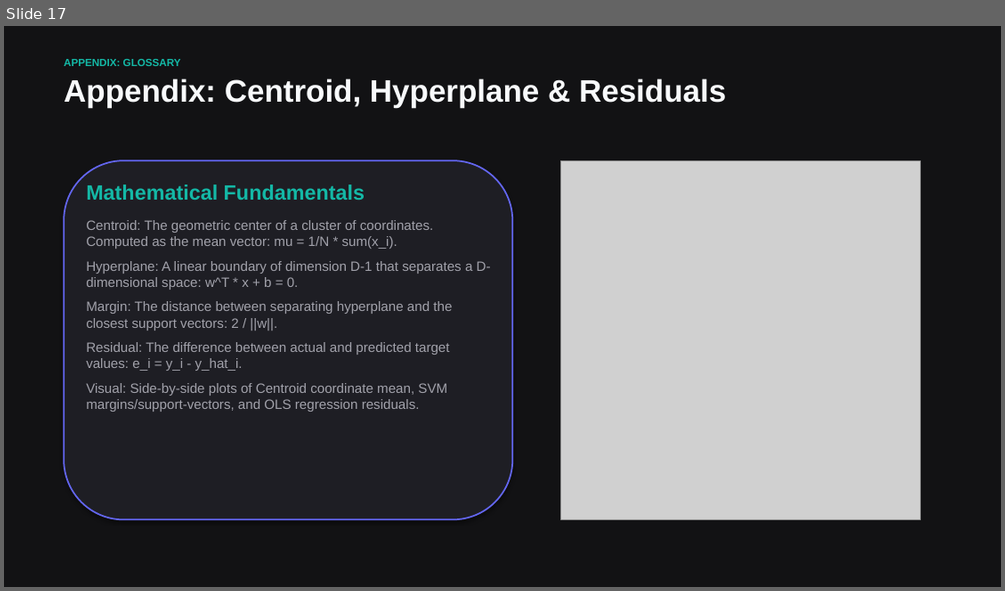
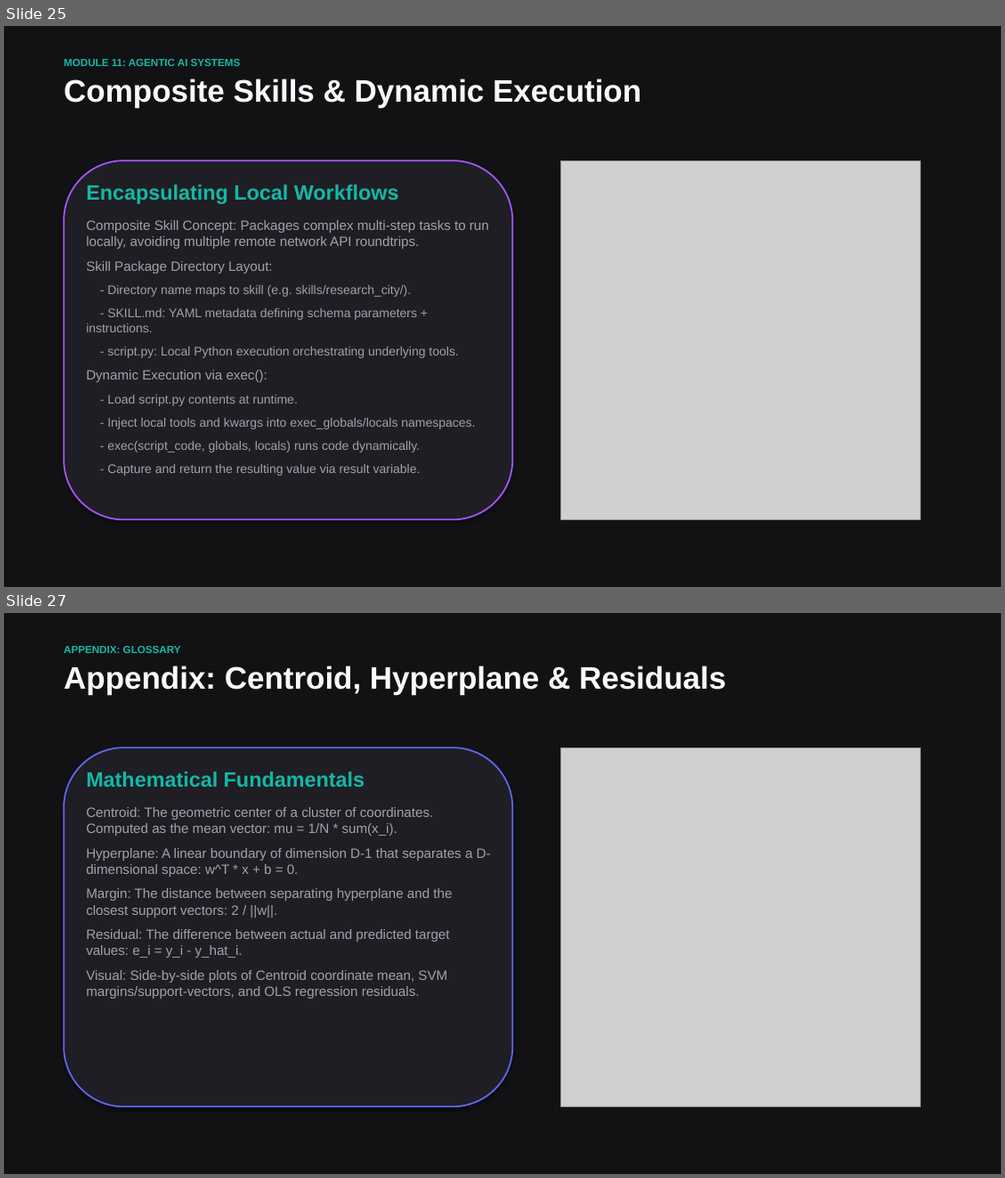
Before and after one commit to vdonthireddy/ai-course, a slide deck: machine_learning_fundamentals.pptx. Shown one above the other, each under a label of ours: slide 17 before the commit, slides 25 and 27 after it; the slides between them are not shown. The pictures are 1005x591 and 1005x1178 pixels, drawn with LibreOffice and Linux fonts; fonts in the diff are those of the drawing; grey boxes stand for pictures. Boxes give left, top, right and bottom in pixels: in the first picture for what was removed or moved away, otherwise in the second. Text is boxed around its words. In the diff, an @@ line names an element or a change of style, - is before the commit and + after.

Commit message:
Expand ML fundamentals presentation with Deep Learning and Agentic AI slides

```diff
--- a/machine_learning_fundamentals.pptx
+++ b/machine_learning_fundamentals.pptx
@@ slide 25 added at box(4, 26, 1001, 587), background #121214 @@
@@ text added at box(64, 59, 241, 66), 10 pt, text #14B8A6, bold @@
+MODULE 11: AGENTIC AI SYSTEMS
@@ text added at box(64, 79, 641, 108), 30 pt, text #F8FAFC, bold @@
+Composite Skills & Dynamic Execution
@@ rounded rectangle added at box(64, 160, 512, 520), fill #1E1E24, outline #A855F7 1.5 pt @@
@@ text added at box(86, 184, 489, 475), 12 pt, text #A1A1AA @@
+Encapsulating Local Workflows
+Composite Skill Concept: Packages complex multi-step tasks to run locally, avoiding multiple remote network API roundtrips.
+Skill Package Directory Layout:
+- Directory name maps to skill (e.g. skills/research_city/).
+- SKILL.md: YAML metadata defining schema parameters + instructions.
+- script.py: Local Python execution orchestrating underlying tools.
+Dynamic Execution via exec():
+- Load script.py contents at runtime.
+- Inject local tools and kwargs into exec_globals/locals namespaces.
+- exec(script_code, globals, locals) runs code dynamically.
+- Capture and return the resulting value via result variable.
@@ picture added at box(561, 160, 920, 520) @@
@@ what was slide 17 is now slide 27 @@
```
Also in this commit, not shown: 6 slides changed, 9 other slides added, 2 other files.
